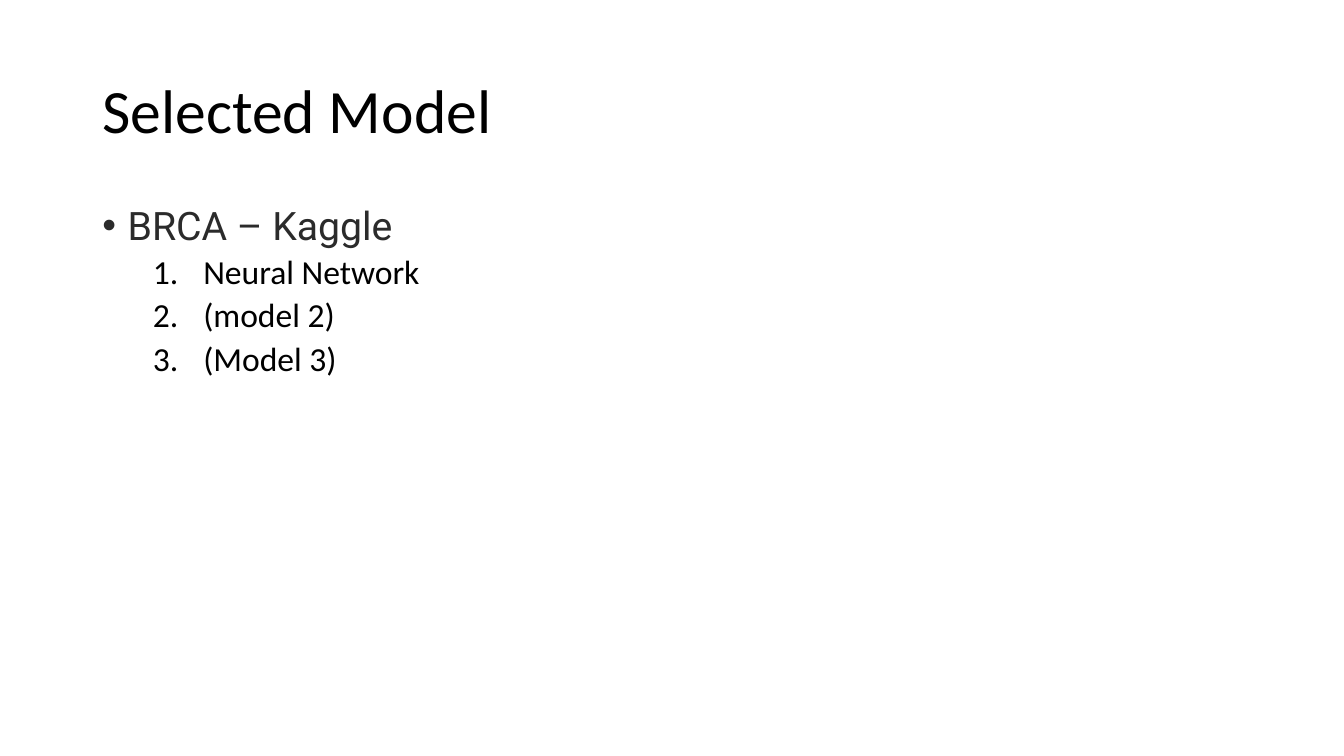
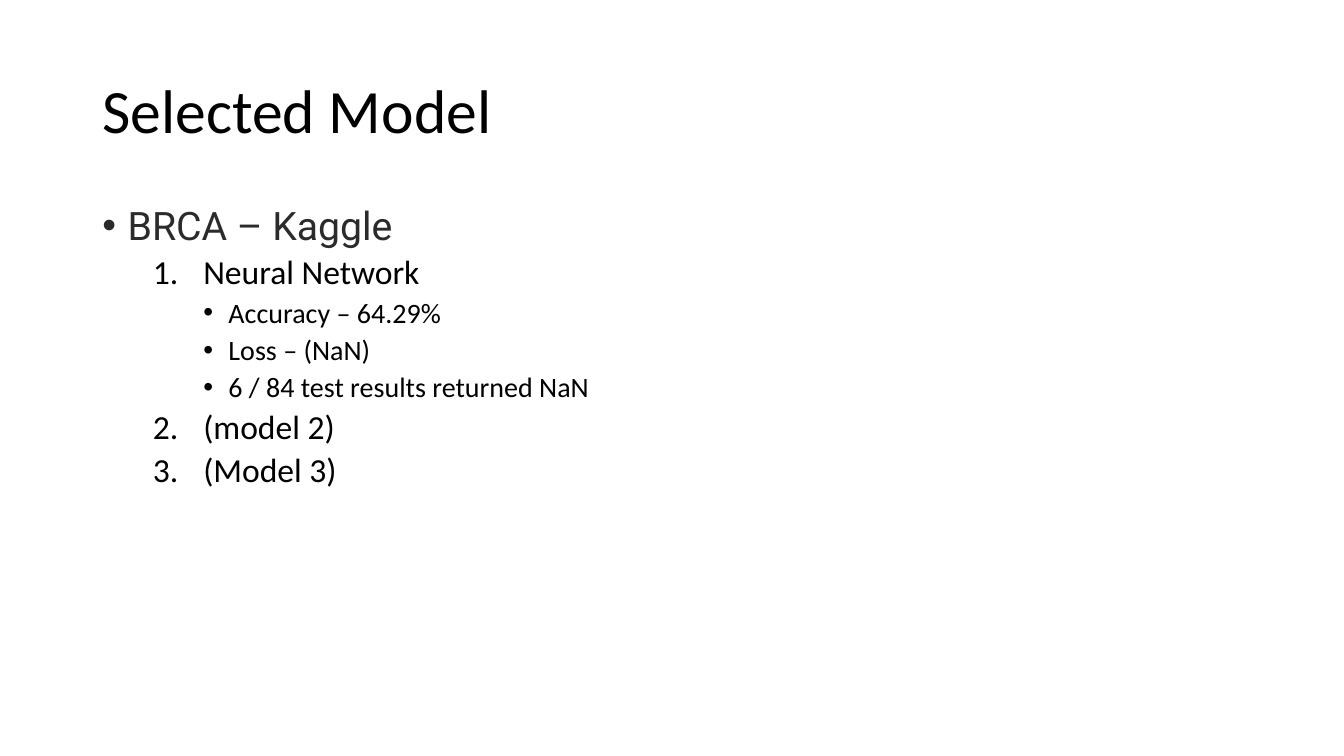
Before and after one commit to Nanya29/Group_Project_2, a slide deck: slide 4 of Project 2 Presentation.pptx. Drawn at 1344x756 pixels with LibreOffice and Linux fonts; fonts in the diff are those of the drawing. Boxes give left, top, right and bottom in pixels: in the first picture for what was removed or moved away, otherwise in the second. Text is boxed around its words. In the diff, an @@ line names an element or a change of style, - is before the commit and + after.

```diff
--- a/Project 2 Presentation.pptx
+++ b/Project 2 Presentation.pptx
@@ text at [228, 304, 589, 398]: paragraphs added @@
+    • Accuracy – 64.29%
+    • Loss – (NaN)
+    • 6 / 84 test results returned NaN
```
Also in this commit, not shown: 5 other slides changed, 1 other file.
